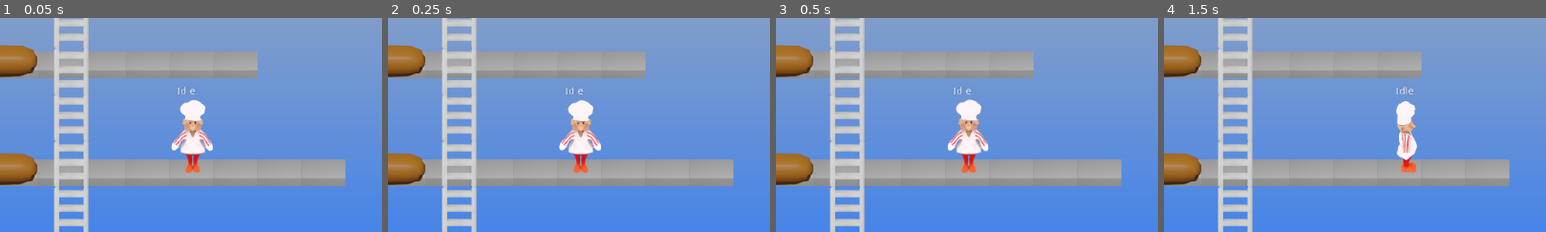
Above: before the commit, frames 1-4 (left to right).
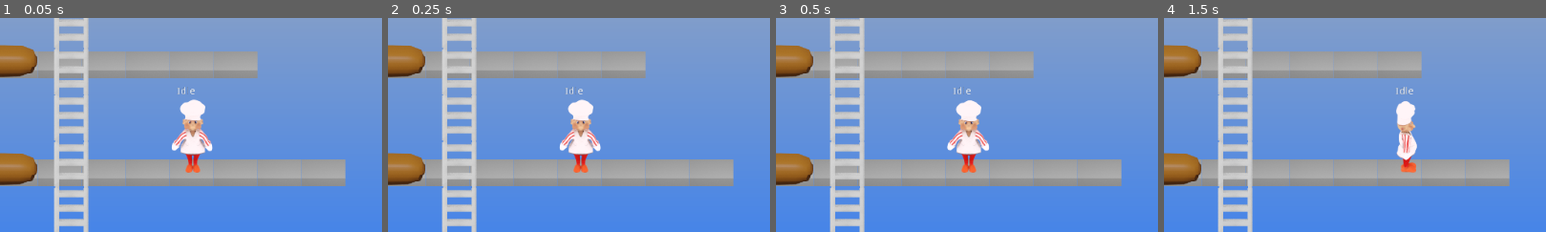
Above: after the commit, the same moments.

Repository: SteapaSnotor/BurgerHour
Game: Godot game, scene res://scenes/Level0.tscn
Two runs of this game, one before a commit and one after it. Both use one fixed random seed, a clock stepped at 60 frames per second and the inputs below.
Inputs:
- Up to frame 1 (0.05 s): no input
- Up to frame 2 (0.25 s): no input
- Up to frame 3 (0.5 s): no input
- Up to frame 4 (1.5 s): hold Right (ui_right) 0.53-1.28 s; hold Down (ui_down) from 1.28 s (still down)
The pictures show only the part of the screen within x 30-80%, y 32-82%; the shares and areas given below are measured in that part.

The runs differ from the first frame. In frame 1, 0.1% of the frame differs, in the area x 44-56%, y 37-63%; in frame 2, 0.2%; in frame 3, 0.2%; in frame 4, nothing differs.

Commit message:
Applied ladder constraints, so the player won't climb forever

Diff:
--- a/scenes/Player.tscn
+++ b/scenes/Player.tscn
@@ -123,7 +123,7 @@
 [node name="Animations" type="AnimatedSprite" parent="."]
 frames = SubResource( 1 )
 animation = "Idle-Down"
-frame = 5
+frame = 21
 playing = true
 
 [node name="CollisionShape2D" type="CollisionShape2D" parent="."]
--- a/scripts/LevelManager.gd
+++ b/scripts/LevelManager.gd
@@ -21,6 +21,7 @@
 	player = preload('res://scenes/Player.tscn').instance()
 	player.global_position = get_spawn_position()
 	player.floor_tiles = $LevelMap
+	player.ladder_tiles = $Ladders
 	add_child(player)
 
 #spawn ladders detection areas
--- a/scripts/Player.gd
+++ b/scripts/Player.gd
@@ -33,6 +33,7 @@
 var on_ladder = false
 var on_edge = false
 var floor_tiles = []
+var ladder_tiles = []
 
 const base_z_index = 0
 
--- a/scripts/ai/p_states/Climbing.gd
+++ b/scripts/ai/p_states/Climbing.gd
@@ -12,6 +12,8 @@
 var ladder_position = null
 var climb_input = false
 var walk_input = false
+var max_y = 0
+var min_y = 0
 
 #constructor
 func initialize(base,player):
@@ -20,11 +22,32 @@
 	self.player.set_z_index(2)
 	self.player.global_position.x = self.player.ladder_pos.x
 
+	#sets the maximum/minimum height the player can climb on this ladder
+	var map_ladder = player.ladder_tiles.world_to_map(player.global_position)
+	var max_map = map_ladder
+	var min_map = map_ladder
+	for tile in player.ladder_tiles.get_used_cells():
+		if tile.x == map_ladder.x:
+			if tile.y > max_map.y: max_map = tile
+			if tile.y < min_map.y: min_map = tile
+	max_map = player.ladder_tiles.map_to_world(max_map)
+	min_map = player.ladder_tiles.map_to_world(min_map)
+
+	max_y = max_map.y
+	min_y = min_map.y
+
 	emit_signal('entered')
 
 func physics_update(delta):
 	climb_input = player.get_climb_keys().has(true)
 	walk_input = player.get_walk_keys().has(true)
+
+	#apply constraints of the ladder
+	if climb_input and player.get_climb_keys()[0]:
+		if player.global_position.y <= min_y: return
+	elif climb_input and player.get_climb_keys()[1]:
+		if player.global_position.y >= max_y: return
+
 
 	var move_dir = -int(player.get_climb_keys()[0]) + int(player.get_climb_keys()[1])
 	player.move(Vector2(0,move_dir))
@@ -55,4 +78,6 @@
 	self.player = null
 	self.climb_input = false
 	self.walk_input = false
+	self.max_y = 0
+	self.min_y = 0
 	emit_signal('exited')
